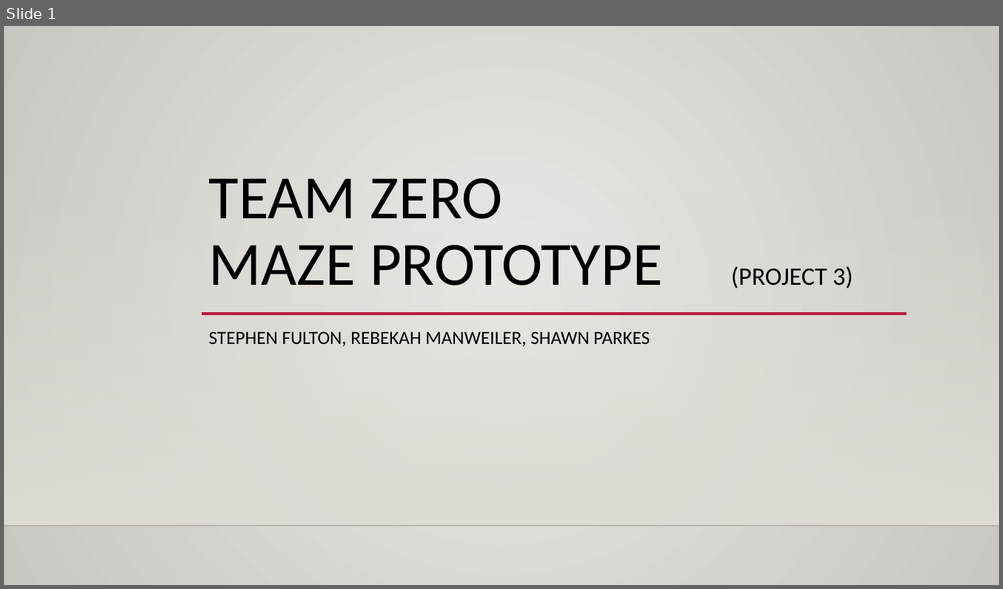
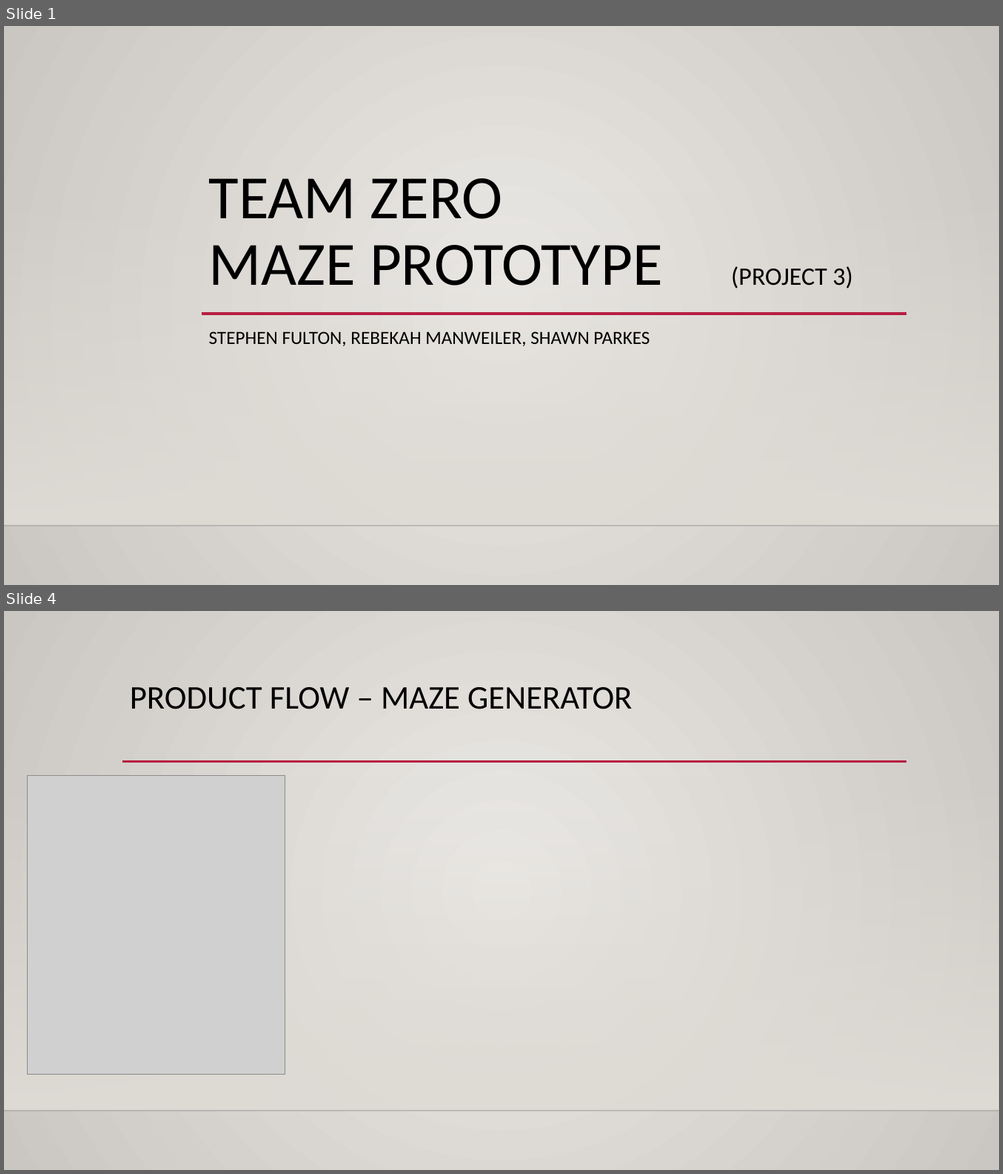
Before and after one commit to RebekahManweiler/MazeWalkThrough, a slide deck: MazePrototypePresentation.pptx. Shown one above the other, each under a label of ours: slide 1 before the commit, slides 1 and 4 after it; the slides between them are not shown. The pictures are 1003x589 and 1003x1174 pixels, drawn with LibreOffice and Linux fonts; fonts in the diff are those of the drawing; grey boxes stand for pictures; background and template pictures are left out. Boxes give left, top, right and bottom in pixels: in the first picture for what was removed or moved away, otherwise in the second. Text is boxed around its words. In the diff, an @@ line names an element or a change of style, - is before the commit and + after.

```diff
--- a/MazePrototypePresentation.pptx
+++ b/MazePrototypePresentation.pptx
@@ slide 4 added at (4,611,999,1170), background gradient #ECEAE7 to #CAC7C1; not listed: 2 template elements that a slide beside it also shows @@
@@ title added at (130,687,632,709), 32 pt, text #000000 @@
+PRODUCT FLOW – MAZE GENERATOR
@@ line added from (122, 762) to (907, 762), #B71E42 2.5 pt @@
@@ picture added at (28,776,285,1075) @@
```
Also in this commit, not shown: 9 other slides added.
